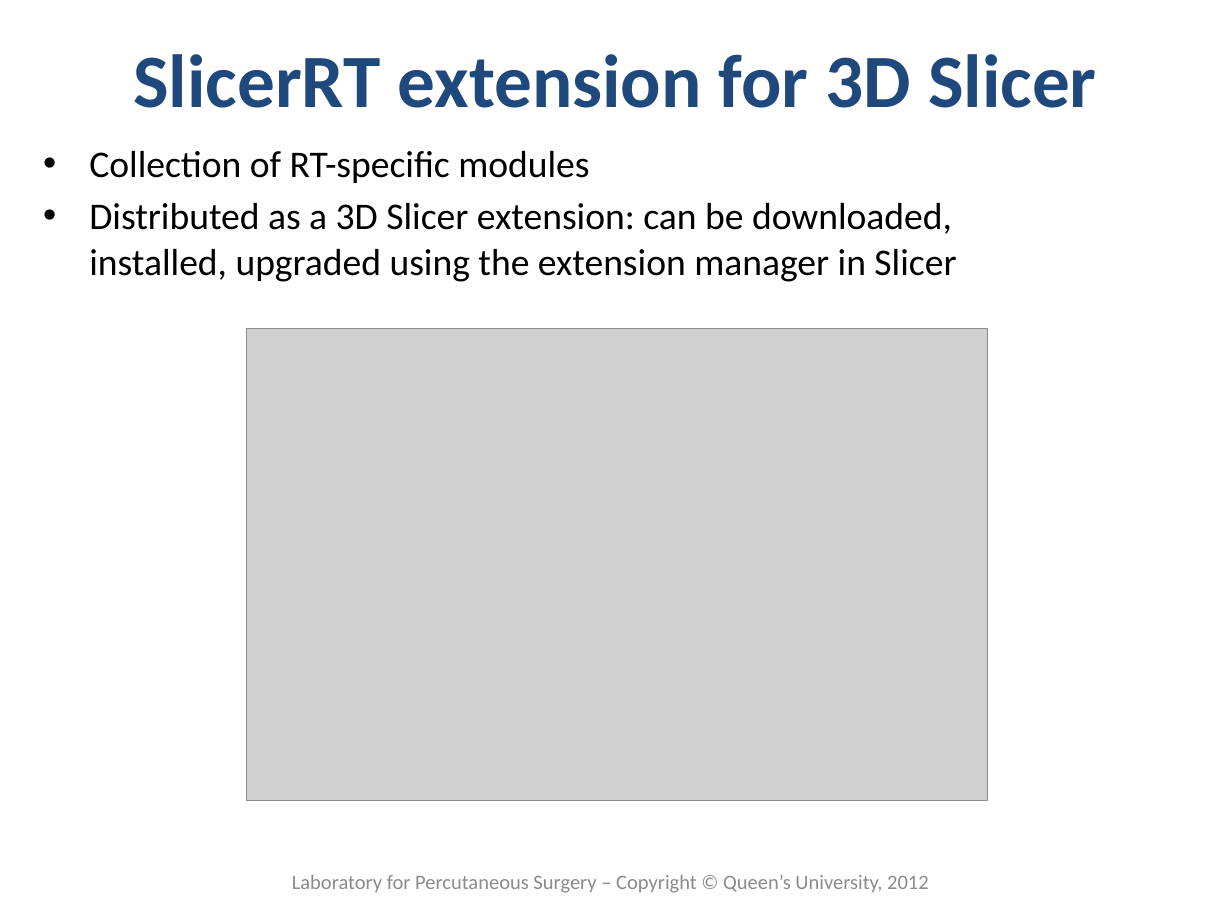
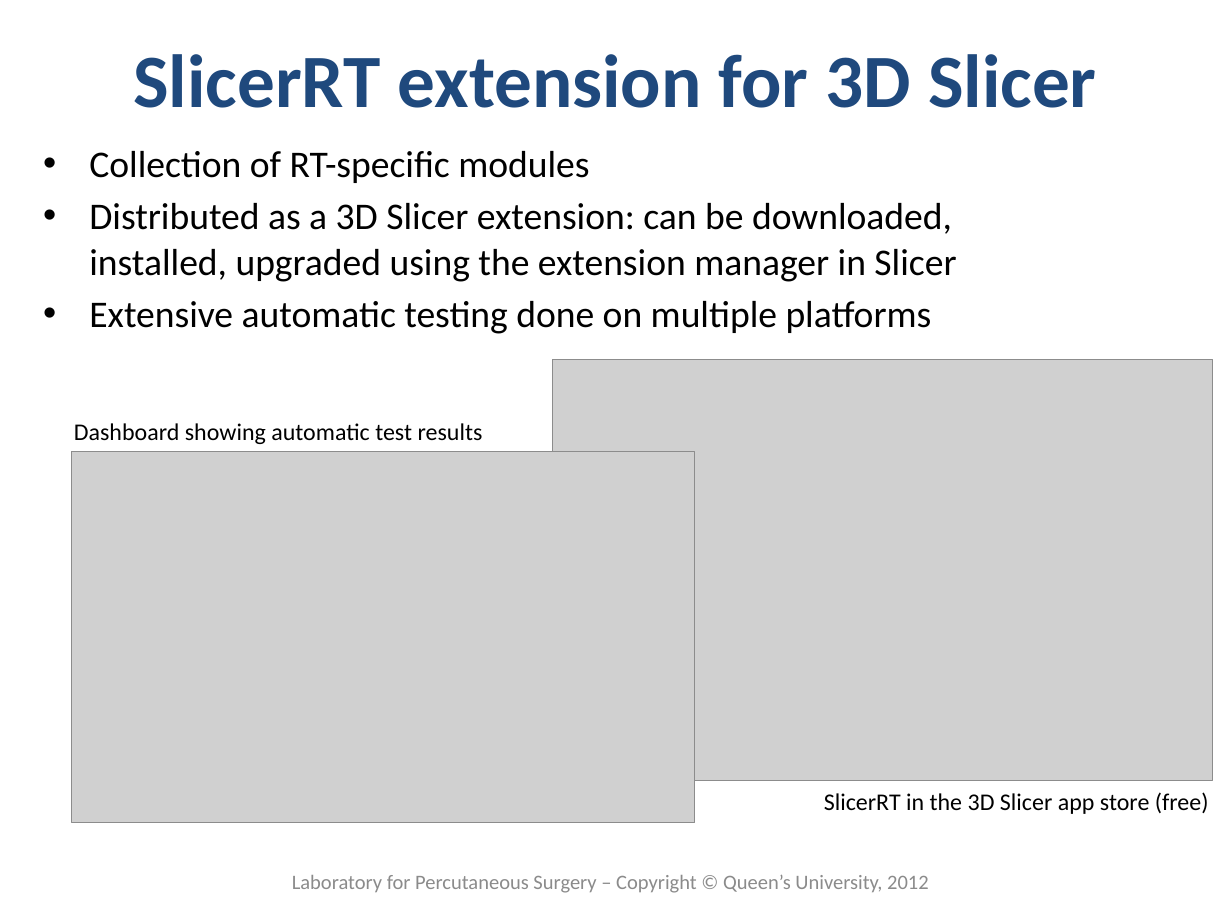
Before and after one commit to SlicerRt/SlicerRtDoc, a slide deck: slide 4 of overview/SlicerRtOverview.pptx. Drawn at 1232x924 pixels with LibreOffice and Linux fonts; fonts in the diff are those of the drawing; grey boxes stand for pictures; background and template pictures are left out. Boxes give left, top, right and bottom in pixels: in the first picture for what was removed or moved away, otherwise in the second. Text is boxed around its words. In the diff, an @@ line names an element or a change of style, - is before the commit and + after.

```diff
--- a/overview/SlicerRtOverview.pptx
+++ b/overview/SlicerRtOverview.pptx
@@ text at box(89, 301, 932, 334): paragraph added @@
+• Extensive automatic testing done on multiple platforms
@@ picture: place and size @@
-picture at box(246, 329, 988, 801)
+picture at box(552, 360, 1212, 781)
@@ text added at box(74, 423, 483, 444), 14 pt, text #000000 @@
+Dashboard showing automatic test results
@@ picture added at box(71, 452, 695, 823) @@
@@ text added at box(824, 792, 1209, 814), 14 pt, text #000000 @@
+SlicerRT in the 3D Slicer app store (free)
```
Also in this commit, not shown: 1 other slide changed.
